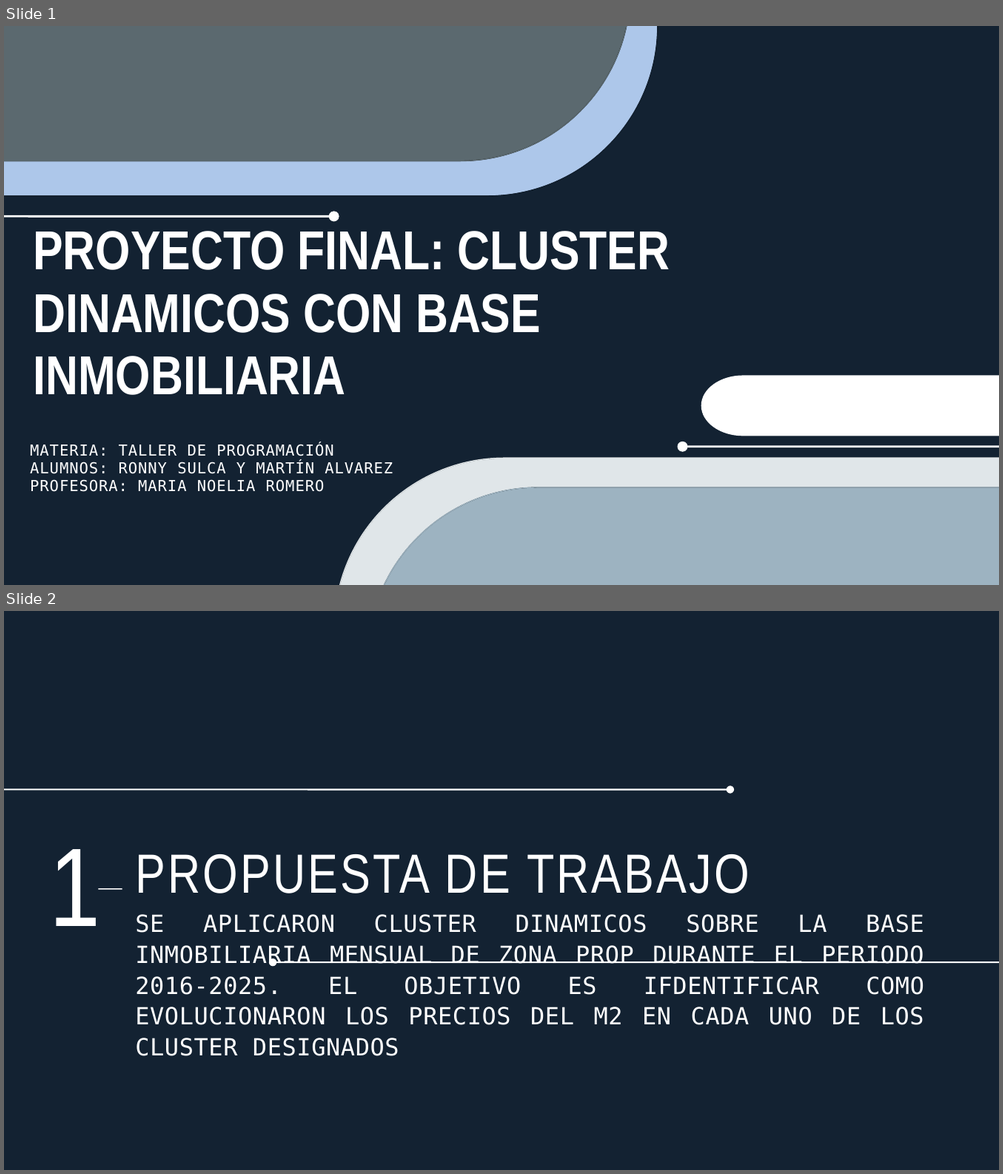
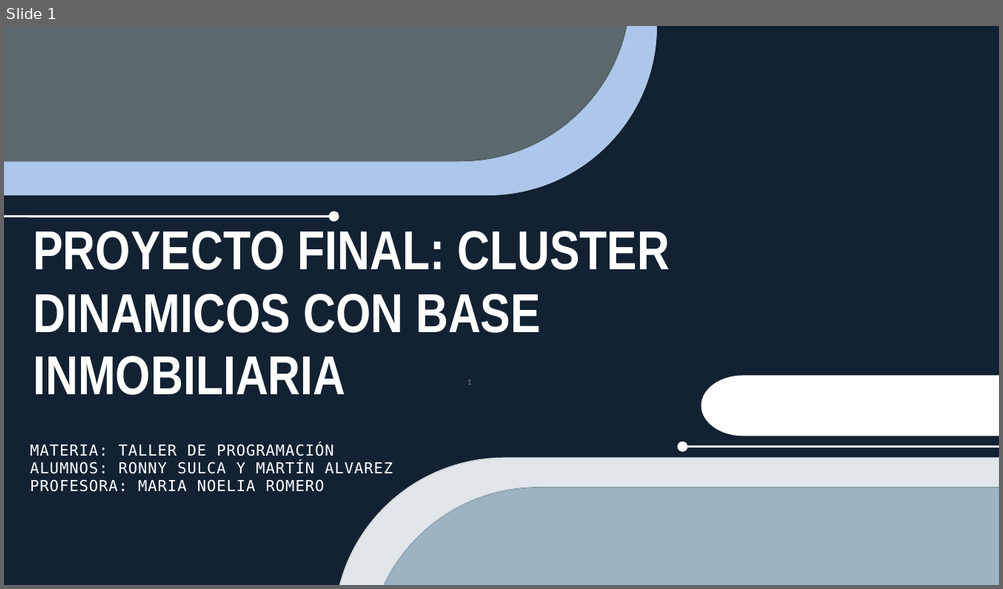
Before and after one commit to alvarezmartin2411-debug/Big-Data-UBA--Grupo-2, a slide deck: Proyecto Final/Entrega final - Proyecto final Grupo 2 - Taller de Programación.pptx. Shown one above the other, each under a label of ours: slides 1 and 2 before the commit, slide 1 after it. The pictures are 1003x1174 and 1003x589 pixels, drawn with LibreOffice and Linux fonts; fonts in the diff are those of the drawing. Boxes give left, top, right and bottom in pixels: in the first picture for what was removed or moved away, otherwise in the second. Text is boxed around its words. In the diff, an @@ line names an element or a change of style, - is before the commit and + after.

```diff
--- a/Proyecto Final/Entrega final - Proyecto final Grupo 2 - Taller de Programación.pptx
+++ b/Proyecto Final/Entrega final - Proyecto final Grupo 2 - Taller de Programación.pptx
@@ slide 2 removed at [4, 611, 999, 1170], background #132232 @@
@@ arrow removed from (4, 789) to (730, 789) @@
@@ text removed at [50, 849, 101, 926] @@
-1
@@ text removed at [135, 854, 749, 894] @@
-PROPUESTA DE TRABAJO
@@ line removed from (98, 889) to (122, 889) @@
@@ text removed at [135, 914, 924, 1025] @@
-SE APLICARON CLUSTER DINAMICOS SOBRE LA BASE INMOBILIARIA MENSUAL DE ZONA PROP DURANTE EL PERIODO 2016-2025. EL OBJETIVO ES IFDENTIFICAR COMO EVOLUCIONARON LOS PRECIOS DEL M2 EN CADA UNO DE LOS CLUSTER DESIGNADOS
@@ arrow removed from (999, 963) to (273, 963) @@
@@ slide 1 changed as well @@
@@ page number added at [467, 380, 472, 385], 12 pt, text #8C8C8C @@
+1
```
Also in this commit, not shown: 4 other slides changed.
